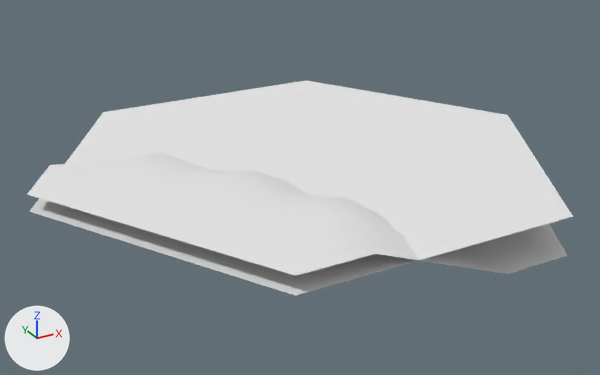
The OBJ model Assets/GroundTiles/Shore_G1O3_Type00.obj: old version first, new version second.
Before and after are seen from a camera (50 mm lens) standing at (-35.1, -63.3, 27.0) and looking at (-0.6, -0.6, -4.3). Arrows for +X, +Y and +Z are at lower left; the lights stay in place. Where no turn or scale is listed for an object, it has been applied to the vertices.

In view in the first picture: 'Shore_G1O3_Type00'.
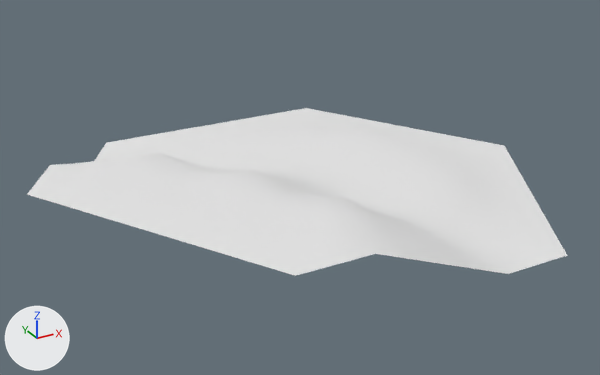
Boxes (x1, y1, x2, y2) around the edits, measured in the pictures (600 x 375 px):
'Shore_G1O3_Type00', reshaped (22% shorter): before (27, 80, 573, 296); after (27, 108, 568, 276)
part 1 of me_shore_g1o3_type00, deleted: before (29, 80, 573, 296)

Diff of the bpy script that builds the scene:
```diff
--- a/Assets/GroundTiles/Shore_G1O3_Type00.obj.py
+++ b/Assets/GroundTiles/Shore_G1O3_Type00.obj.py
@@ me_shore_g1o3_type00 @@
 me_shore_g1o3_type00.from_pydata(...)  # 320 vertices, 294 faces; spans x -25.0..25.0, y -21.7..21.7, z -5.0..0.0
 # used by ob_shore_g1o3_type00; location = (0.0, 0.0, 0.0)
-me_shore_g1o3_type00.materials.append(mat_lambert3sg)  # white #e7e7e7
+# me_shore_g1o3_type00 part 1: the loose piece of 7 vertices spanning x -25.0..25.0, y -21.7..21.7, z -1.5 is deleted
 me_shore_g1o3_type00.materials.append(mat_initialshadinggroup)
```
